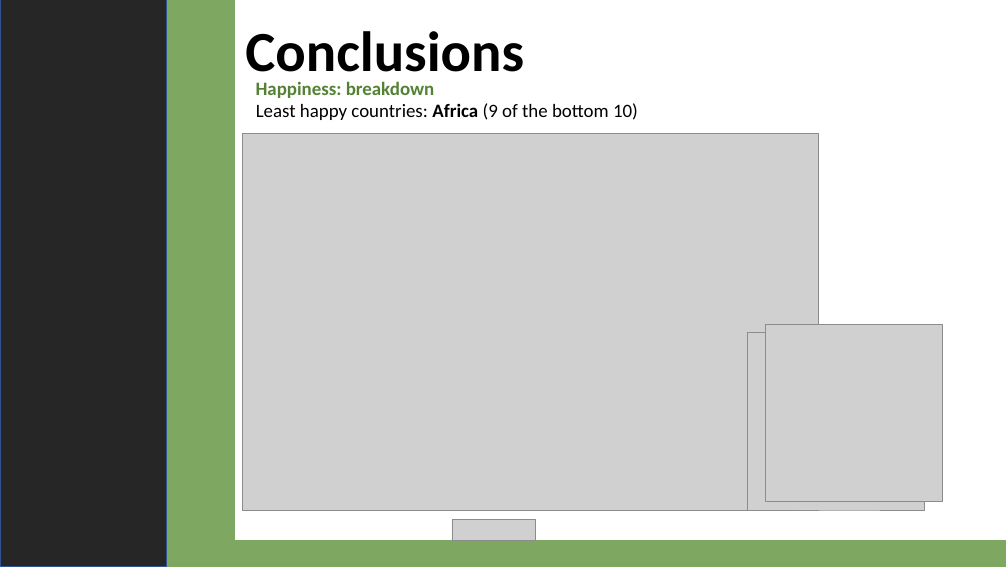
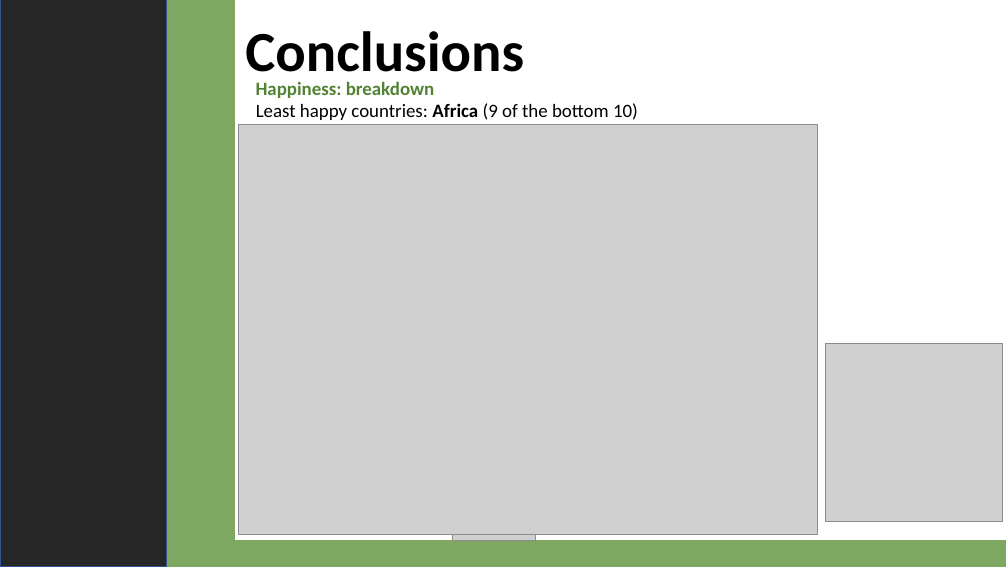
Before and after one commit to 4d4m43/DrinkAndBeHapPY, a slide deck: slide 14 of For Submittal/DrinkandBeHappyFinal.pptx. Drawn at 1008x567 pixels with LibreOffice and Linux fonts; fonts in the diff are those of the drawing; grey boxes stand for pictures. Boxes give left, top, right and bottom in pixels: in the first picture for what was removed or moved away, otherwise in the second. Text is boxed around its words. In the diff, an @@ line names an element or a change of style, - is before the commit and + after.

Commit message:
updated ppt

```diff
--- a/For Submittal/DrinkandBeHappyFinal.pptx
+++ b/For Submittal/DrinkandBeHappyFinal.pptx
@@ picture: place and size @@
-picture at box(243, 134, 819, 511)
+picture at box(239, 124, 817, 535)
@@ picture removed at box(748, 333, 925, 510) @@
@@ picture: place and size @@
-picture at box(766, 324, 943, 501)
+picture at box(826, 344, 1003, 521)
```
Also in this commit, not shown: 1 other slide changed, 3 other files.
